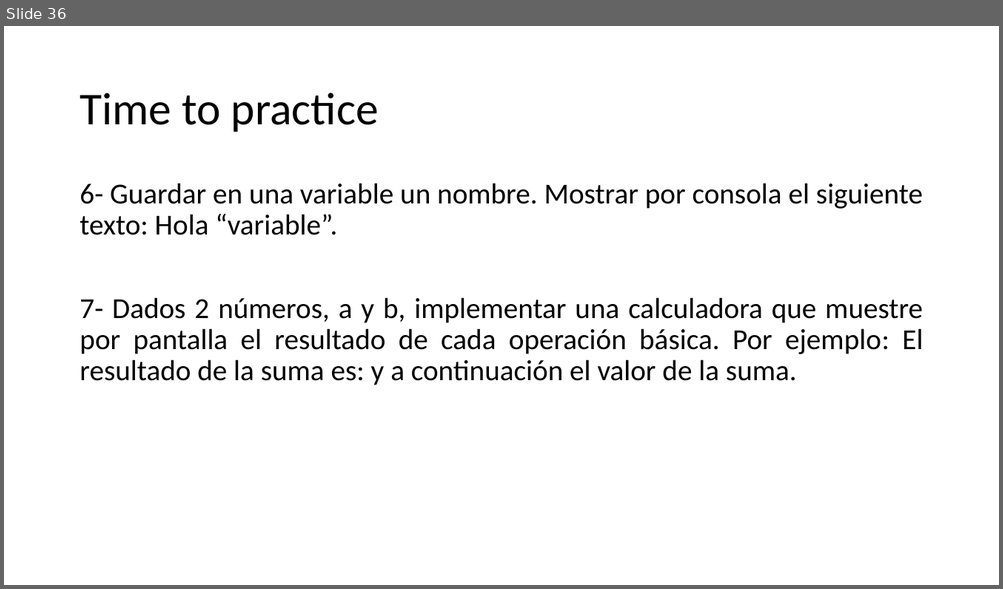
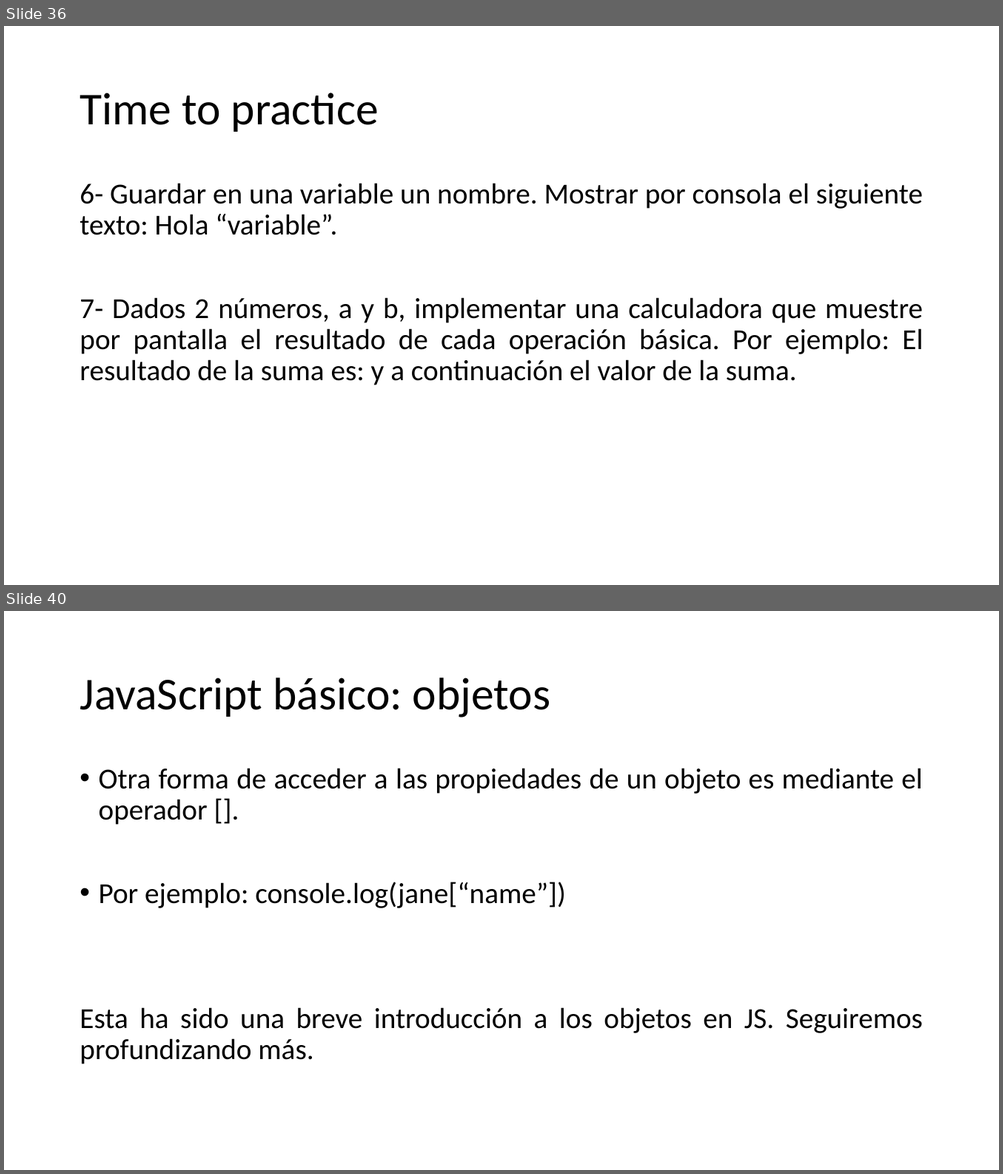
Before and after one commit to SarutobiKonohamaru/js_full_course, a slide deck: Presentacion.pptx. Shown one above the other, each under a label of ours: slide 36 before the commit, slides 36 and 40 after it; the slides between them are not shown. The pictures are 1003x589 and 1003x1174 pixels, drawn with LibreOffice and Linux fonts; fonts in the diff are those of the drawing. Boxes give left, top, right and bottom in pixels: in the first picture for what was removed or moved away, otherwise in the second. Text is boxed around its words. In the diff, an @@ line names an element or a change of style, - is before the commit and + after.

```diff
--- a/Presentacion.pptx
+++ b/Presentacion.pptx
@@ slide 40 added at (x1=4, y1=611, x2=999, y2=1170), background #FFFFFF @@
@@ title added at (x1=79, y1=678, x2=550, y2=718), 44 pt, text #000000 @@
+JavaScript básico: objetos
@@ text added at (x1=79, y1=768, x2=922, y2=1065), 28 pt, text #000000 @@
+• Otra forma de acceder a las propiedades de un objeto es mediante el operador [].
+• Por ejemplo: console.log(jane[“name”])
+Esta ha sido una breve introducción a los objetos en JS. Seguiremos profundizando más.
```
Also in this commit, not shown: 5 other slides added.
